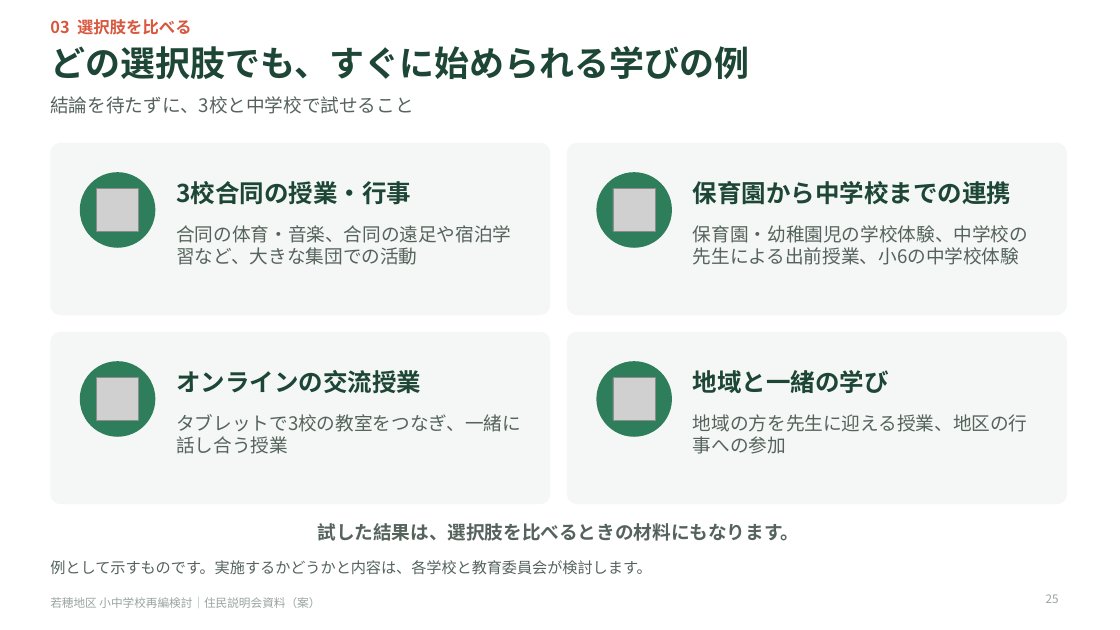
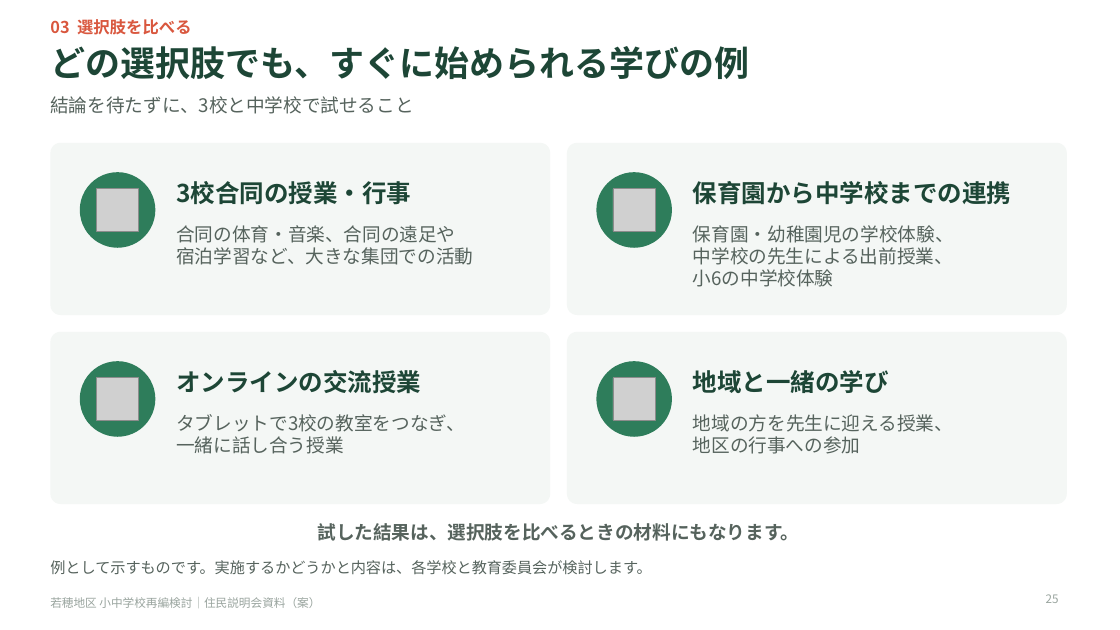
Before and after one commit to Masaki12008/GS, a slide deck: slide 25 of output/若穂地区_住民説明会資料.pptx. Drawn at 1120x630 pixels with LibreOffice and Linux fonts; fonts in the diff are those of the drawing; grey boxes stand for pictures. Boxes give left, top, right and bottom in pixels: in the first picture for what was removed or moved away, otherwise in the second. Text is boxed around its words. In the diff, an @@ line names an element or a change of style, - is before the commit and + after.

```diff
--- a/output/若穂地区_住民説明会資料.pptx
+++ b/output/若穂地区_住民説明会資料.pptx
@@ text at <box>176,225,473,265</box>: text changed @@
-合同の体育・音楽、合同の遠足や宿泊学習など、大きな集団での活動
+合同の体育・音楽、合同の遠足や
+宿泊学習など、大きな集団での活動
@@ text at <box>693,225,954,287</box>: text changed @@
-保育園・幼稚園児の学校体験、中学校の先生による出前授業、小6の中学校体験
+保育園・幼稚園児の学校体験、
+中学校の先生による出前授業、
+小6の中学校体験
@@ text at <box>176,414,465,454</box>: text changed @@
-タブレットで3校の教室をつなぎ、一緒に話し合う授業
+タブレットで3校の教室をつなぎ、
+一緒に話し合う授業
@@ text at <box>693,414,953,454</box>: text changed @@
-地域の方を先生に迎える授業、地区の行事への参加
+地域の方を先生に迎える授業、
+地区の行事への参加
```
Also in this commit, not shown: 16 other slides changed, 6 other files.
